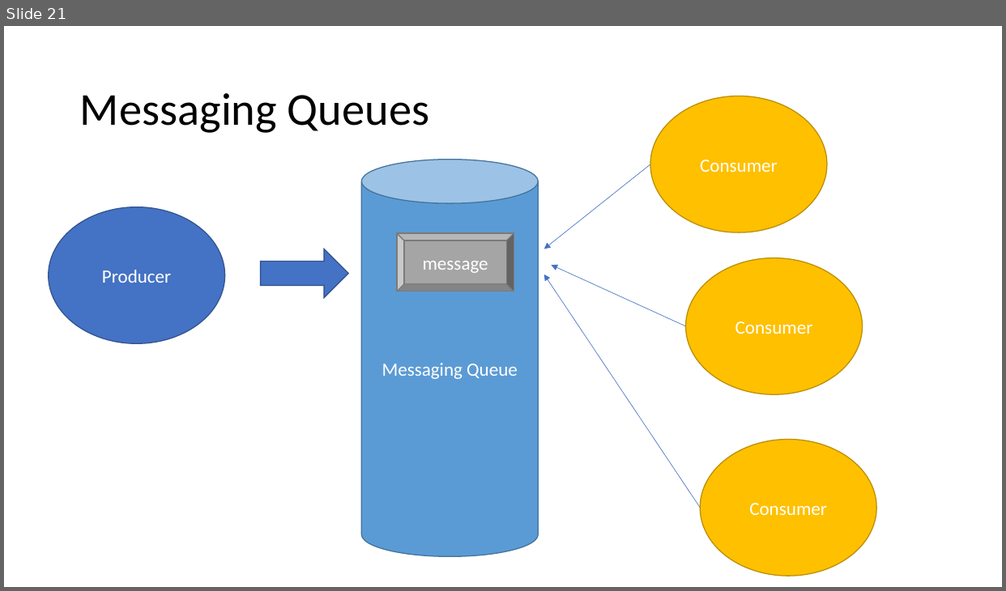
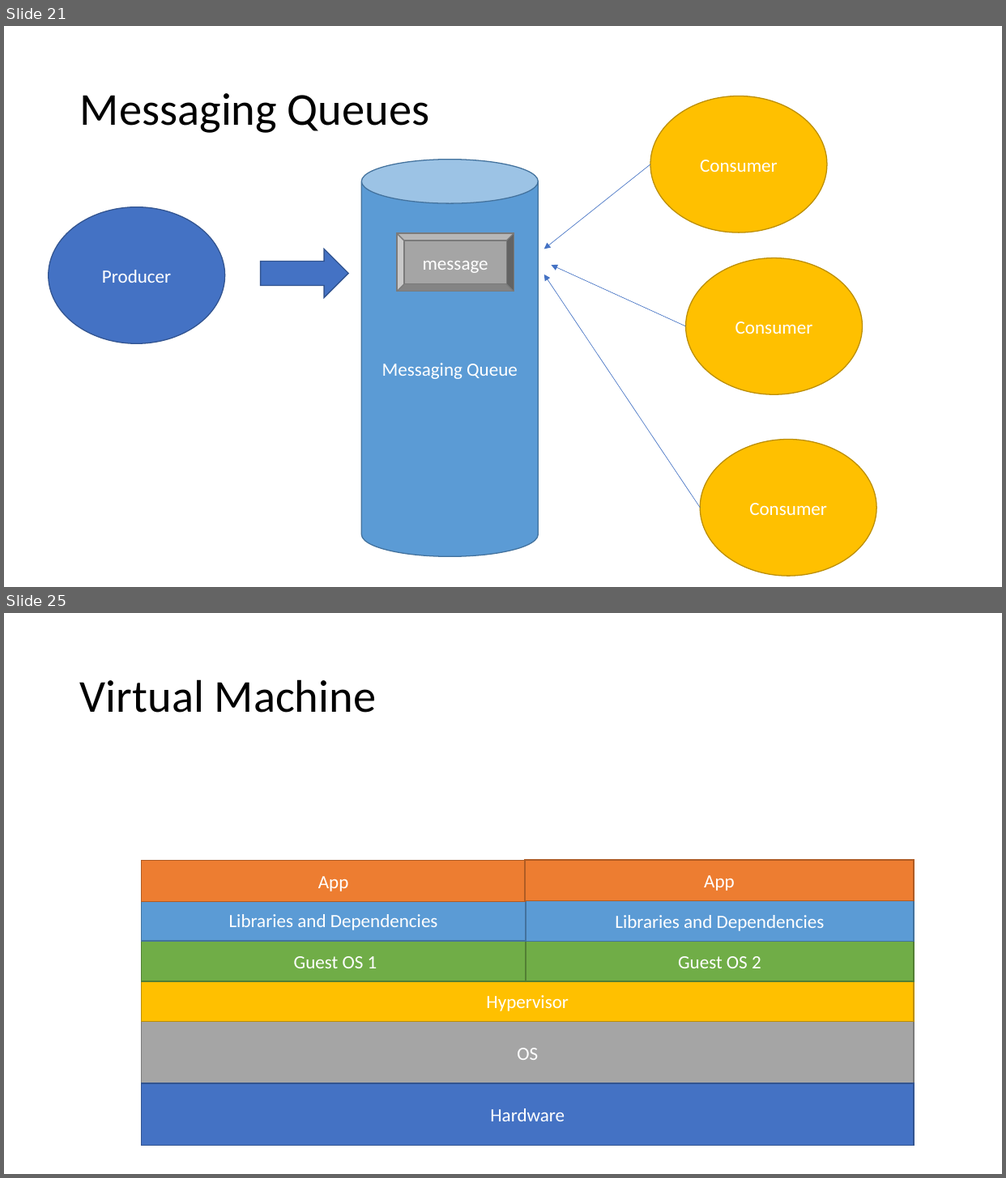
Before and after one commit to 2011JavaReact/Training, a slide deck: Week7/w7.pptx. Shown one above the other, each under a label of ours: slide 21 before the commit, slides 21 and 25 after it; the slides between them are not shown. The pictures are 1006x591 and 1006x1178 pixels, drawn with LibreOffice and Linux fonts; fonts in the diff are those of the drawing. Boxes give left, top, right and bottom in pixels: in the first picture for what was removed or moved away, otherwise in the second. Text is boxed around its words. In the diff, an @@ line names an element or a change of style, - is before the commit and + after.

```diff
--- a/Week7/w7.pptx
+++ b/Week7/w7.pptx
@@ slide 25 added at (x1=4, y1=613, x2=1002, y2=1174), background #FFFFFF @@
@@ title added at (x1=80, y1=679, x2=376, y2=713), 44 pt, text #000000 @@
+Virtual Machine
@@ rectangle added at (x1=142, y1=861, x2=526, y2=902), fill #ED7D31, outline #AF5C24 1 pt, 18 pt, text #FFFFFF @@
+App
@@ rectangle added at (x1=525, y1=860, x2=914, y2=901), fill #ED7D31, outline #AF5C24 1 pt, 18 pt, text #FFFFFF @@
+App
@@ rectangle added at (x1=142, y1=901, x2=526, y2=942), fill #5B9BD5, outline #43739E 1 pt, 18 pt, text #FFFFFF @@
+Libraries and Dependencies
@@ rectangle added at (x1=526, y1=901, x2=914, y2=942), fill #5B9BD5, outline #43739E 1 pt, 18 pt, text #FFFFFF @@
+Libraries and Dependencies
@@ rectangle added at (x1=142, y1=941, x2=530, y2=982), fill #70AD47, outline #538035 1 pt, 18 pt, text #FFFFFF @@
+Guest OS 1
@@ rectangle added at (x1=526, y1=941, x2=914, y2=982), fill #70AD47, outline #538035 1 pt, 18 pt, text #FFFFFF @@
+Guest OS 2
@@ rectangle added at (x1=142, y1=982, x2=914, y2=1023), fill #FFC000, outline #BD8E00 1 pt, 18 pt, text #FFFFFF @@
+Hypervisor
@@ rectangle added at (x1=142, y1=1022, x2=914, y2=1083), fill #A5A5A5, outline #7A7A7A 1 pt, 18 pt, text #FFFFFF @@
+OS
@@ rectangle added at (x1=142, y1=1084, x2=914, y2=1145), fill #4472C4, outline #325491 1 pt, 18 pt, text #FFFFFF @@
+Hardware
```
Also in this commit, not shown: 3 slides changed, 4 other slides added.
